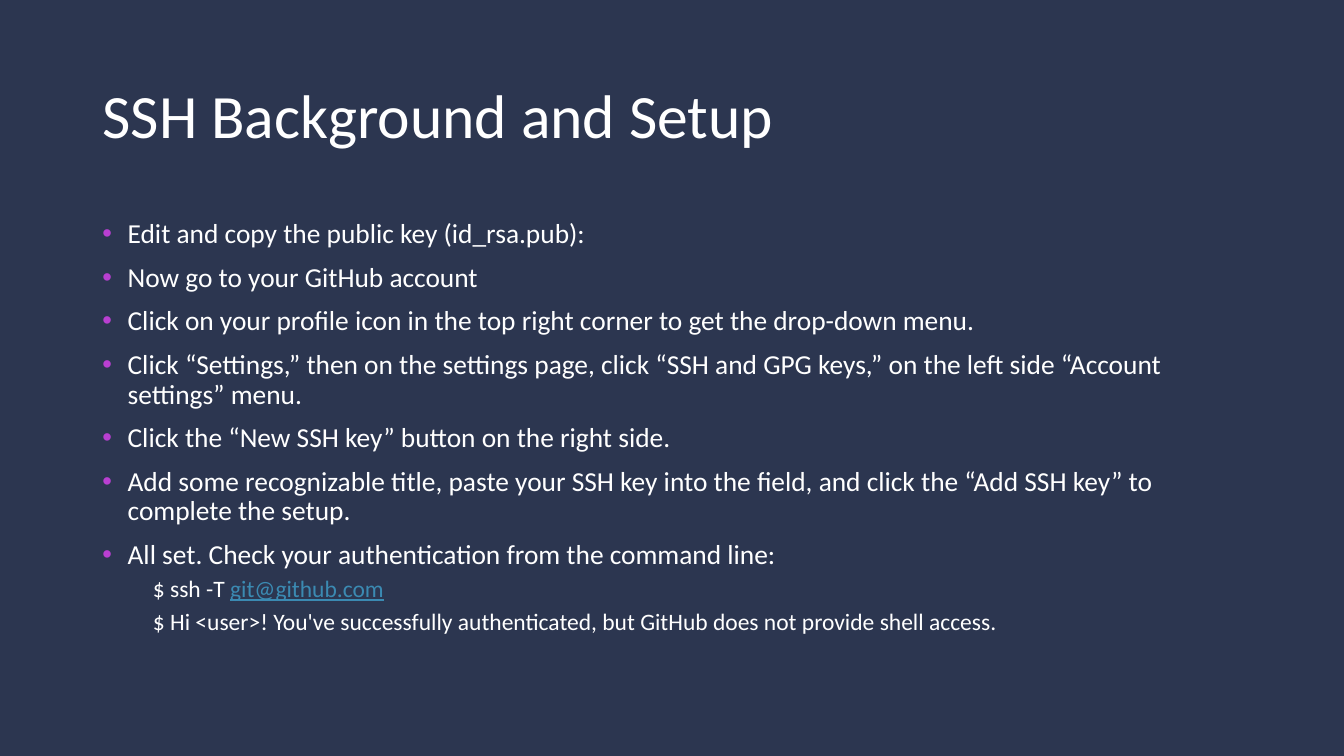
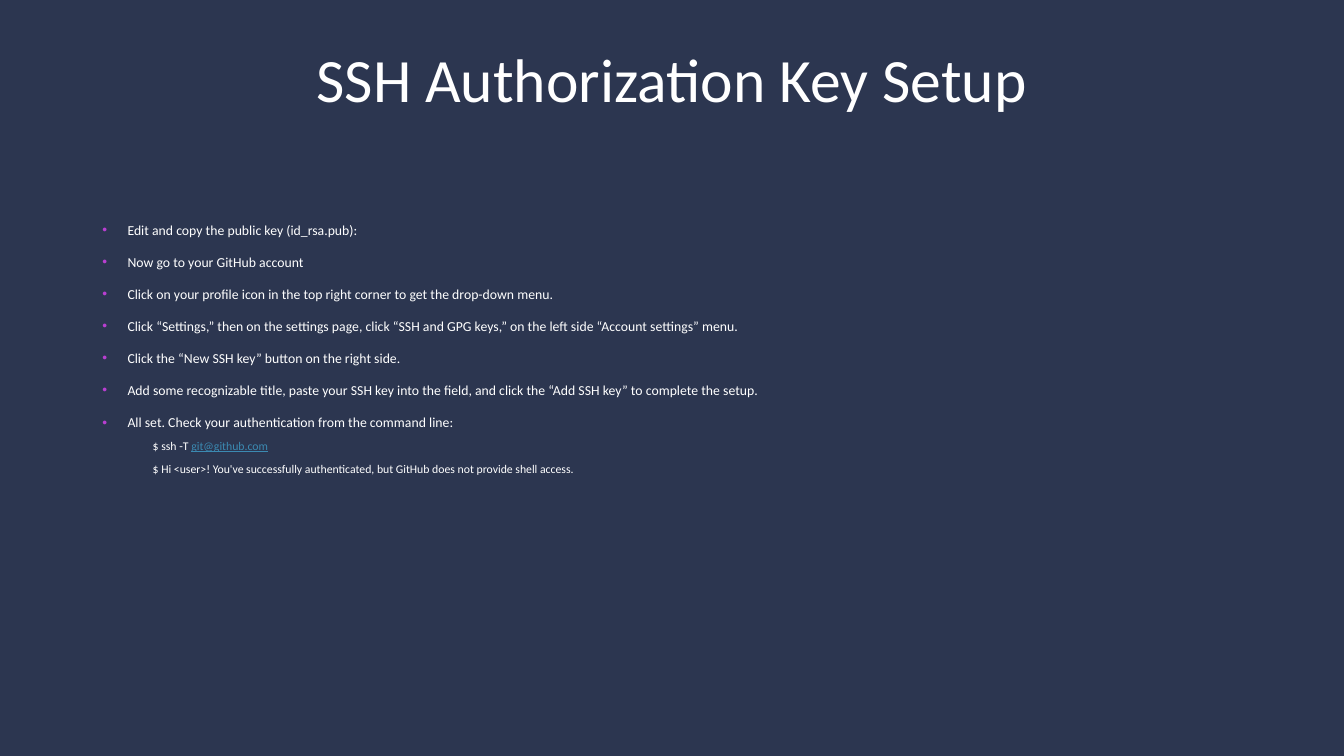
Before and after one commit to Yoselita/introduction-to-Git, a slide deck: slide 5 of supporting_material/remote_VCS_presentation.pptx (slide 6 before the commit). Drawn at 1344x756 pixels with LibreOffice and Linux fonts; fonts in the diff are those of the drawing; background and template pictures are left out. Boxes give left, top, right and bottom in pixels: in the first picture for what was removed or moved away, otherwise in the second. Text is boxed around its words. In the diff, an @@ line names an element or a change of style, - is before the commit and + after.

```diff
--- a/supporting_material/remote_VCS_presentation.pptx
+++ b/supporting_material/remote_VCS_presentation.pptx
@@ text at (316, 59, 1026, 112): text changed @@
-SSH Background and Setup
+SSH Authorization Key Setup
@@ text "Edit and copy the public ..." at (128, 225, 758, 475): size 19.6 to 9.8 pt in "Edit and copy the public key (id_rsa.pub):", "Now go to your GitHub account", "Click on your profile icon in the ...", "Click “Settings,” then on the settings page, ..." and 3 more places; size 16.8 to 8.4 pt in "$ ssh -T git@github.com", "$ Hi <user>! You've successfully authenticated, but ..."; line spacing 0.9 to 1.1; list level 2 to 1 in "$ ssh -T git@github.com"; list level 2 to 1 in "$ Hi <user>! You've successfully ..." @@
```
Also in this commit, not shown: 5 other slides changed, 1 slide removed, 3 other files.
